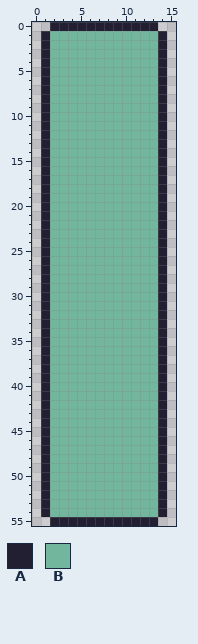
Two versions of one pixel-art sprite, Assets/Tiles/Vitric/TutorialDoor2.png. The picture above was drawn from the file before the commit.
The file is 32x112 pixels, drawn in blocks of 2x2; one block is one cell here.
Palette (. is transparent): A #231f33  B #73b69e
Pixels before, first column x 1:
 0 .AAAAAAAAAAAA.
 1 ABBBBBBBBBBBBA
 2 ABBBBBBBBBBBBA
 3 ABBBBBBBBBBBBA
 4 ABBBBBBBBBBBBA
 5 ABBBBBBBBBBBBA
 6 ABBBBBBBBBBBBA
 7 ABBBBBBBBBBBBA
 8 ABBBBBBBBBBBBA
 9 ABBBBBBBBBBBBA
10 ABBBBBBBBBBBBA
11 ABBBBBBBBBBBBA
12 ABBBBBBBBBBBBA
13 ABBBBBBBBBBBBA
14 ABBBBBBBBBBBBA
15 ABBBBBBBBBBBBA
16 ABBBBBBBBBBBBA
17 ABBBBBBBBBBBBA
18 ABBBBBBBBBBBBA
19 ABBBBBBBBBBBBA
20 ABBBBBBBBBBBBA
21 ABBBBBBBBBBBBA
22 ABBBBBBBBBBBBA
23 ABBBBBBBBBBBBA
24 ABBBBBBBBBBBBA
25 ABBBBBBBBBBBBA
26 ABBBBBBBBBBBBA
27 ABBBBBBBBBBBBA
28 ABBBBBBBBBBBBA
29 ABBBBBBBBBBBBA
30 ABBBBBBBBBBBBA
31 ABBBBBBBBBBBBA
32 ABBBBBBBBBBBBA
33 ABBBBBBBBBBBBA
34 ABBBBBBBBBBBBA
35 ABBBBBBBBBBBBA
36 ABBBBBBBBBBBBA
37 ABBBBBBBBBBBBA
38 ABBBBBBBBBBBBA
39 ABBBBBBBBBBBBA
40 ABBBBBBBBBBBBA
41 ABBBBBBBBBBBBA
42 ABBBBBBBBBBBBA
43 ABBBBBBBBBBBBA
44 ABBBBBBBBBBBBA
45 ABBBBBBBBBBBBA
46 ABBBBBBBBBBBBA
47 ABBBBBBBBBBBBA
48 ABBBBBBBBBBBBA
49 ABBBBBBBBBBBBA
50 ABBBBBBBBBBBBA
51 ABBBBBBBBBBBBA
52 ABBBBBBBBBBBBA
53 ABBBBBBBBBBBBA
54 ABBBBBBBBBBBBA
55 .AAAAAAAAAAAA.
After the commit:
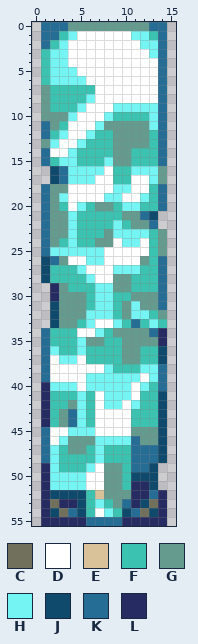
Colours new in this view: C #71705c  D #ffffff  E #d9c19a  F #3bc2b0  G #649b8e  H #75f4f4  J #0f4a6d  K #266d96  L #262c61
Edits made:
Changed rows in their new state; - is an unchanged pixel.
first column x 1:
 0 KKKGGGGGGGGGKK
 1 KKFHDDDDDDHHFK
 2 KFHDDDDDDDDHHK
 3 FHHDDDDDDDDDHK
 4 FHHDDDDDDDDDDK
 5 FHHHDDDDDDDDDK
 6 FHHHHDDDDDDDDK
 7 GFFFFFDDDDDDDK
 8 GFFFFHDDDDDDDK
 9 GFFFHDDDHHHHHK
10 GGGHDDDHFFFFHK
11 KGFDDDHGGGGGHK
12 KFHDDHFFGGGGFK
13 GHDDHFFFGGGGFK
14 KDDHFFFFGGFFFK
15 KFHHFFFHGGFFFK
16 .JKHHHHDFFHHHG
17 .JKHHHDDFFDDHG
18 KGGDDDDDHHDDFK
19 KGHDDDDHHDDHFK
20 KGFDHFGGFHHFFK
21 KGGHFFFFFGGKJ.
22 KGGHFFFFHFGGK.
23 KGGHFFFGHHHHFG
24 KGFHFFGGDHHDFG
25 KHHHHHHDDDDDFG
26 JKGDDHHDDDDGFK
27 JFFFHDDDHHHFFK
28 JFFFFHDDGGFFFK
29 .LGFFFHHGGFFFK
30 .LGGGFHHFFGGGK
31 .JGGGFHHFGHGGK
32 .JGGGHHHFGHHFG
33 .JGGFHDDHFKFHF
34 KFFFDDHFGGGGKL
35 KFFFHGGFFGGGGL
36 KHFFHFFFFGGFFJ
37 KDHHDFFFFGGFFJ
38 KDDDDDDHFFFHHK
39 KDDDDHHHHHHDHK
40 LHHHDHHHHHDHFK
41 LFFFHFDHHHDFFJ
42 LFFGHFDHHDHFFJ
43 LFGKHFDDDDFFFJ
44 LFGKHFDDDDFFFJ
45 KDDHHHDDDDGGGJ
46 KDHGGGHHHHKGGJ
47 KHFGGFHFFFKKKJ
48 KHFFFFHFFFKKKJ
49 LHFFFHDGGFKKJ.
50 LHHHHDDGGFJJJ.
51 LHHHHDDGGFLLJ.
52 LJJJJFEGGGLLKL
53 LCLLJFHFGKLJCL
54 LJCKJFDHFJKCJL
55 LLLLLKKKKLLLLL
Changed places in both pictures, as pixel boxes (x1, y1, x2, y2):
changed: (41, 22, 167, 526)
